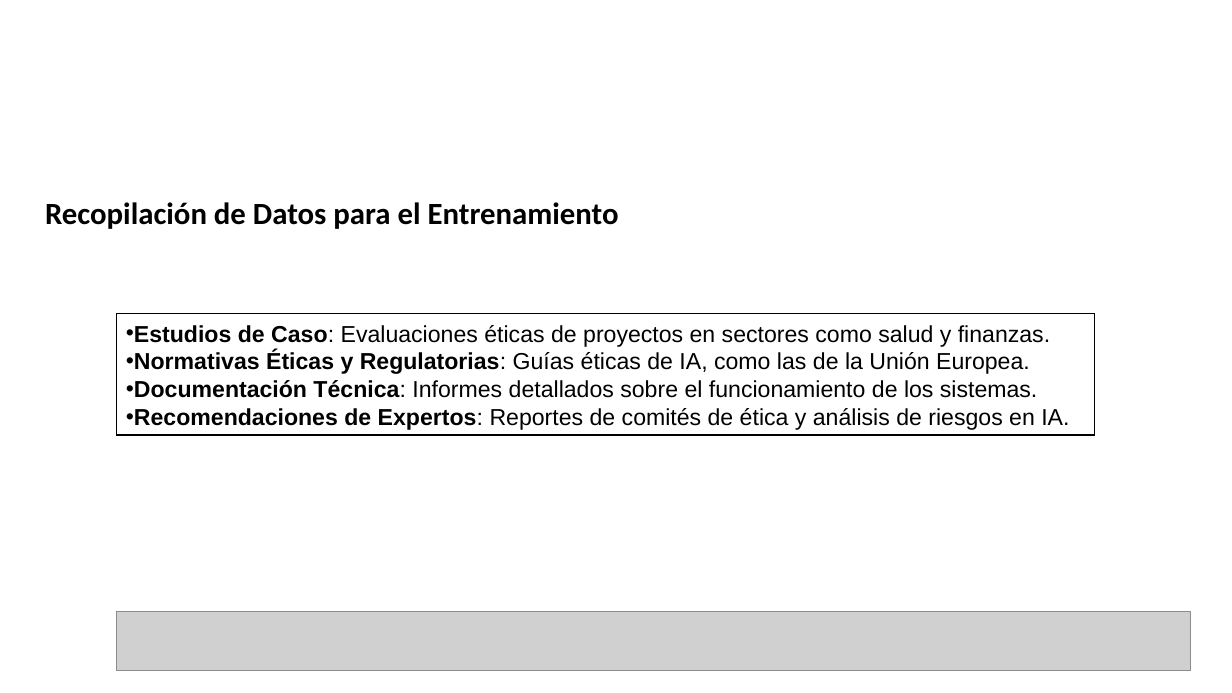
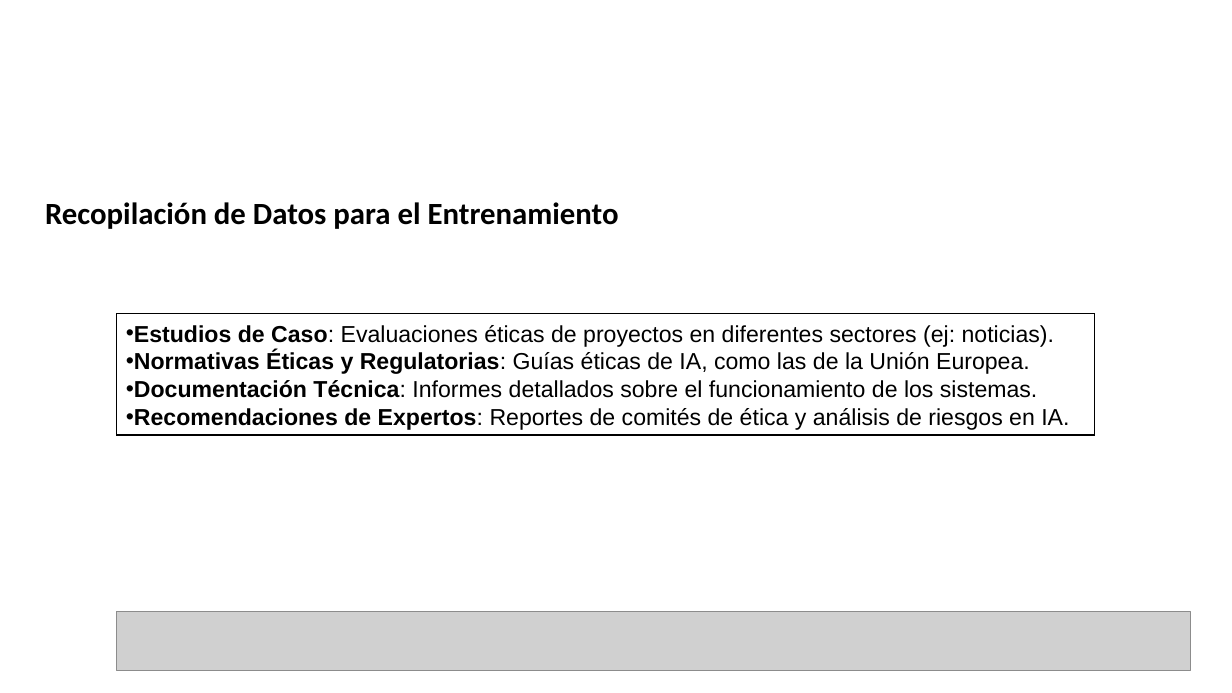
Before and after one commit to JCVLionHearth/datasciencecoursera, a slide deck: slide 15 of presentación simposio.pptx (slide 14 before the commit). Drawn at 1232x693 pixels with LibreOffice and Linux fonts; fonts in the diff are those of the drawing; grey boxes stand for pictures; background and template pictures are left out. Boxes give left, top, right and bottom in pixels: in the first picture for what was removed or moved away, otherwise in the second. Text is boxed around its words. In the diff, an @@ line names an element or a change of style, - is before the commit and + after.

```diff
--- a/presentación simposio.pptx
+++ b/presentación simposio.pptx
@@ text in rectangle at bbox=[134, 325, 1054, 347]: text changed @@
-• Estudios de Caso: Evaluaciones éticas de proyectos en sectores como salud y finanzas.
+• Estudios de Caso: Evaluaciones éticas de proyectos en diferentes sectores (ej: noticias).
```
Also in this commit, not shown: 8 other slides changed, 2 slides added, 1 slide removed.
